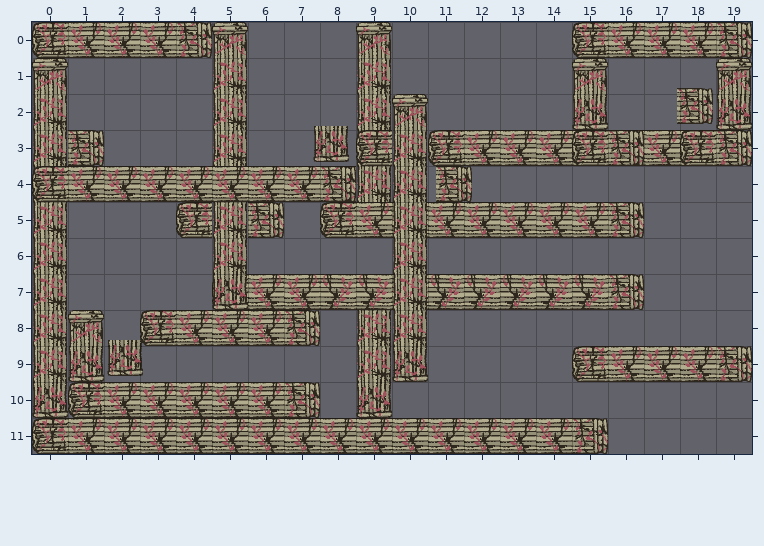
A Tiled map gets an edit: public/assets/maps/level-3.tmx. Above is the file before it was changed.
Cells are 64x64 px. Shown: x 0..19, y 0..11.
New version:
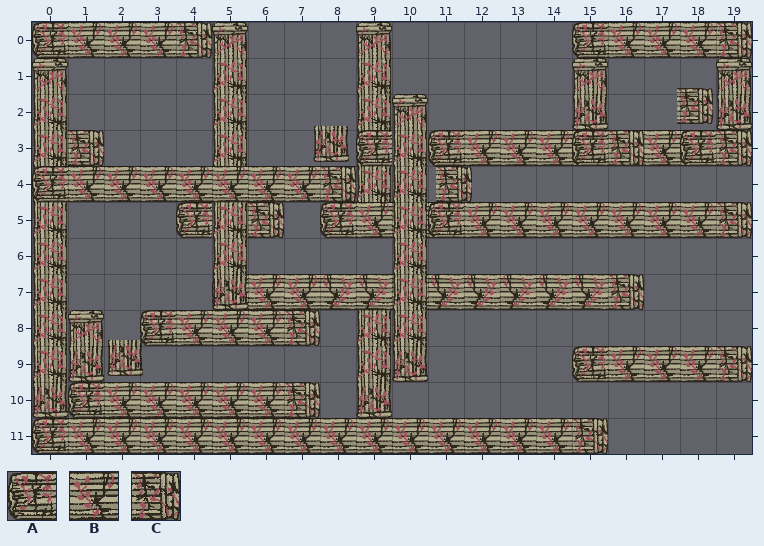
Key: from "tiles": A 8, B 9, C 10.
_ is an empty cell, . an unchanged one.
Diff:
--- layer "platforms3"
@@ x 11..19 @@
- 5 _....____
+ 5 A....BBBC
Pixel boxes of the changes (left, top, right, bottom) in both pictures:
added: (428, 202, 464, 237)
added: (608, 202, 752, 238)
